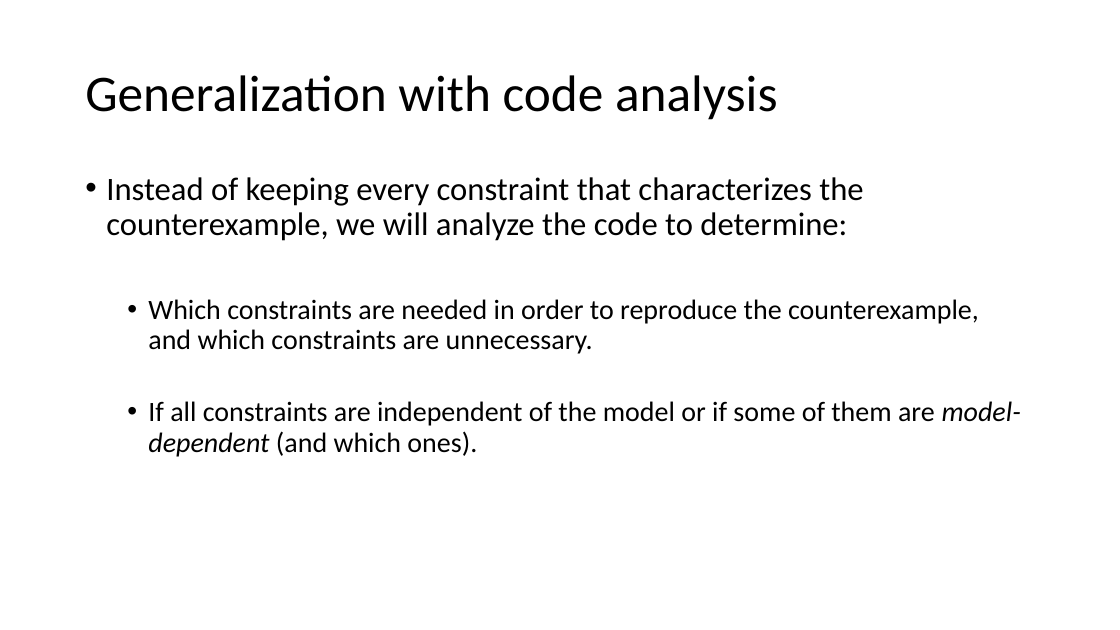
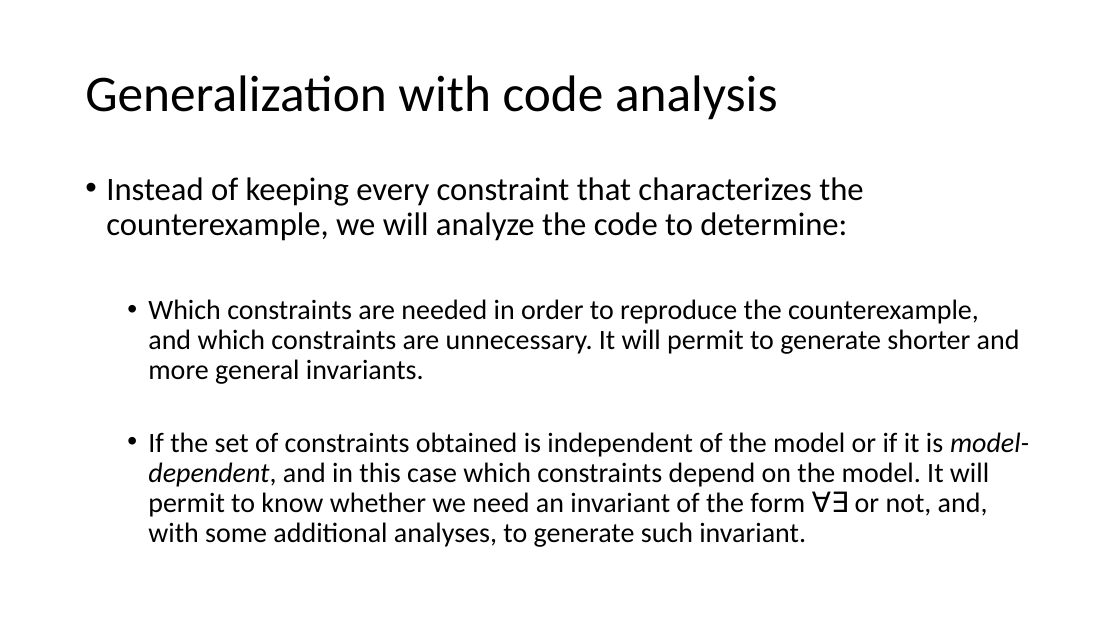
Before and after one commit to tjhance/ivy-research, a slide deck: slide 16 of invariant_synthesis/Invariant Synthesis.pptx (slide 15 before the commit). Drawn at 1120x630 pixels with LibreOffice and Linux fonts; fonts in the diff are those of the drawing. Boxes give left, top, right and bottom in pixels: in the first picture for what was removed or moved away, otherwise in the second. Text is boxed around its words. In the diff, an @@ line names an element or a change of style, - is before the commit and + after.

```diff
--- a/invariant_synthesis/Invariant Synthesis.pptx
+++ b/invariant_synthesis/Invariant Synthesis.pptx
@@ text at bbox=[148, 299, 1029, 547]: text changed @@
-  • Which constraints are needed in order to reproduce the counterexample,
-    and which constraints are unnecessary.
-  • If all constraints are independent of the model or if some of them are model-dependent (and which ones).
+  • Which constraints are needed in order to reproduce the counterexample,
+    and which constraints are unnecessary. It will permit to generate shorter and more general invariants.
+  • If the set of constraints obtained is independent of the model or if it is model-dependent, and in this case which constraints depend on the model. It will permit to know whether we need an invariant of the form ∀∃ or not, and, with some additional analyses, to generate such invariant.
```
Also in this commit, not shown: 4 other slides changed, 6 slides added, 1 slide removed.
